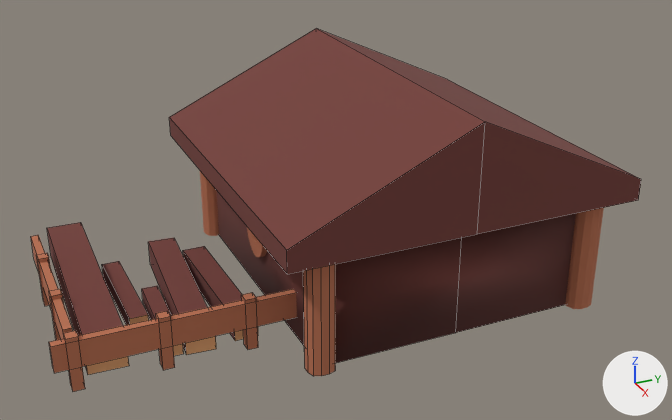
An edit to the FBX model Assets/Models/Buildings/In Tree Prefab/woodcuttersHut.fbx, drawn before and after from the same camera.
The view is the same before and after, from a 50 mm lens placed at (12.69, -7.7, 9.94), pointed at (0.29, -2.12, 3.74). Lighting does not change. The marker at lower right points along +X, +Y and +Z. Mesh edges are drawn as thin lines on the coarser meshes. Where no turn or scale is listed for an object, it has been applied to the vertices. Vertices at the same position are counted once.
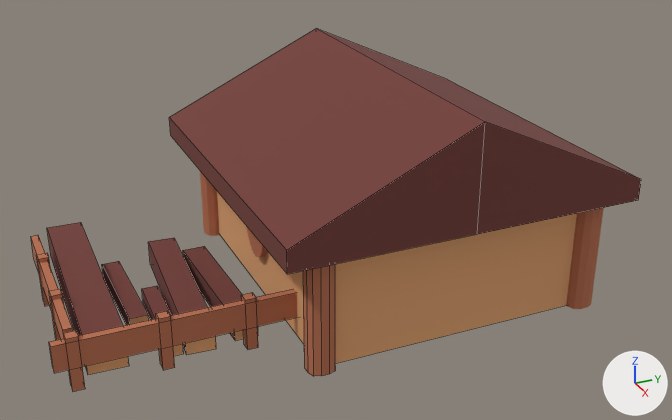
Where the change shows, as pixel boxes [x1, y1, x2, y2] in the pictures (672 x 420 px; the box of a moved part takes in the faces that stretch with it):
'sciany', reshaped, rescaled: before [216, 190, 576, 363]; after [217, 191, 577, 364]
part 1 of me_cube_001, moved or reshaped: before [216, 190, 576, 363]; after [217, 191, 577, 364]

The change, as a list of edits to the scene's bpy script:
```text
Change me_cube_001:
    used by ob_sciany; location = (-0.08, -1.07, 2.36); scale = (13.0, 6.48, 5.16)
    remove me_cube_001.from_pydata(...)  # 11 vertices, 7 faces; spans x -0.189..0.189, y -0.346..0.346, z 0.0..0.364
    add me_cube_001.from_pydata(...)  # 8 vertices, 6 faces; spans x -1.0..1.0, y -1.0..1.0, z 0.0..2.01
    me_cube_001 part 1: the whole mesh is rebuilt
    me_cube_001 part 2: the surface is now shaded flat
Change ob_sciany:
    ob_sciany.scale: (13.0, 6.48, 5.16) -> (2.48, 2.23, 1.0)
```
